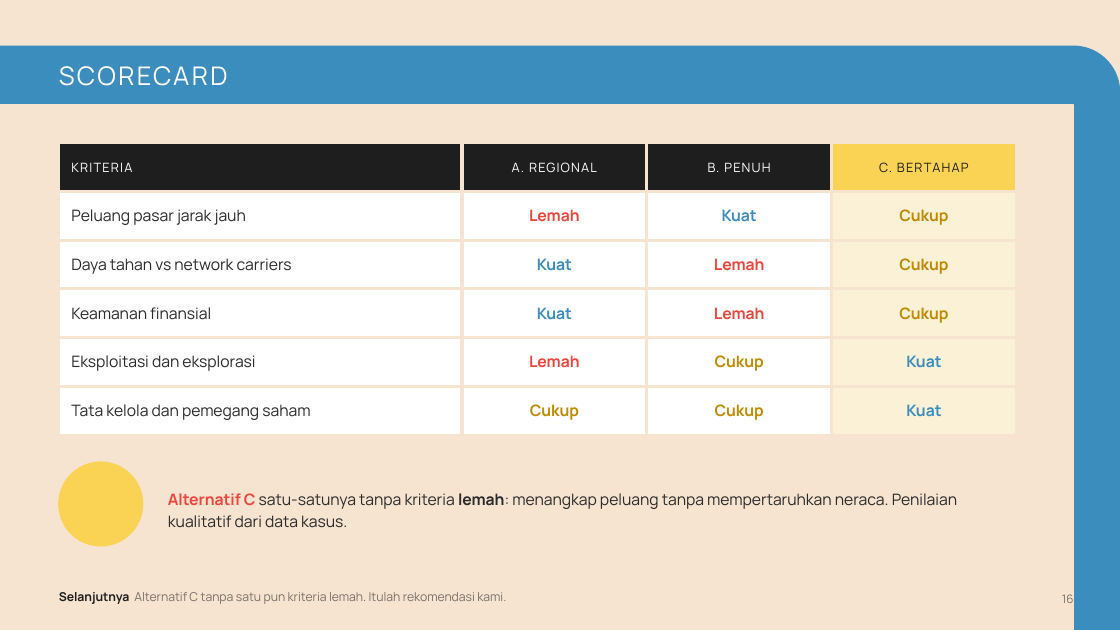
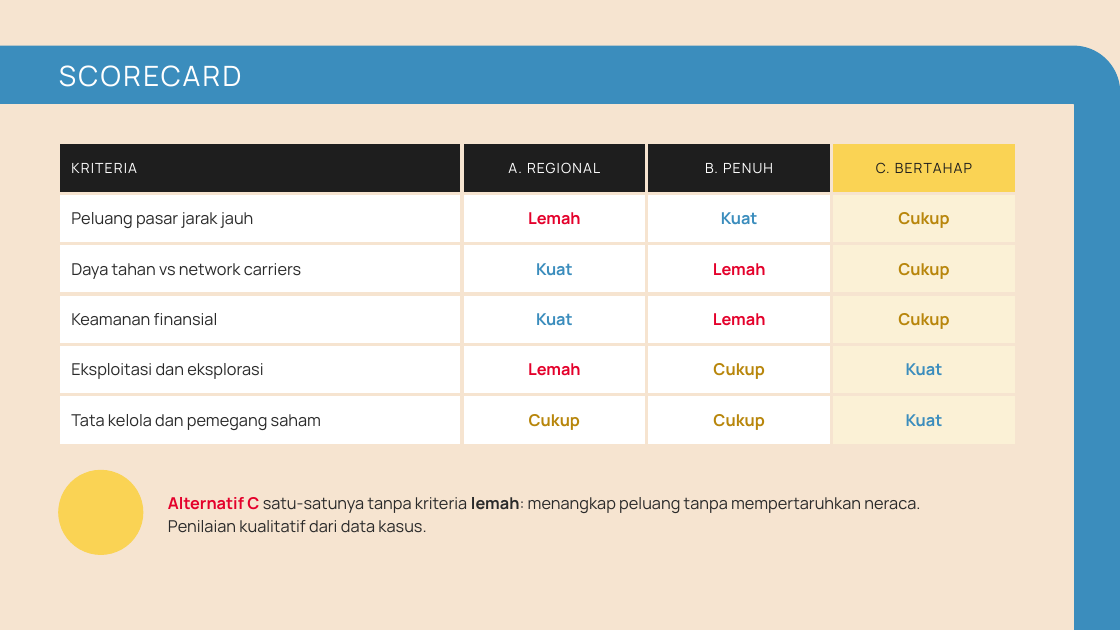
Before and after one commit to aslihabnuri/Dom-Manipulation, a slide deck: slide 16 of strategic-management/airasia-case/SMJKT_Group 3_Aslih_Case AirAsia.pptx. Drawn at 1120x630 pixels with LibreOffice and Linux fonts; fonts in the diff are those of the drawing. Boxes give left, top, right and bottom in pixels: in the first picture for what was removed or moved away, otherwise in the second. Text is boxed around its words. In the diff, an @@ line names an element or a change of style, - is before the commit and + after.

```diff
--- a/strategic-management/airasia-case/SMJKT_Group 3_Aslih_Case AirAsia.pptx
+++ b/strategic-management/airasia-case/SMJKT_Group 3_Aslih_Case AirAsia.pptx
@@ text "SCORECARD" at [59, 65, 242, 87]: size 22 to 24 pt @@
@@ table at [59, 143, 1017, 434] @@
@@ size 11 to 12 pt in "KRITERIA", "A. REGIONAL", "B. PENUH", "C. BERTAHAP" @@
@@ size 13.5 to 14 pt in "Peluang pasar jarak jauh", "Lemah", "Kuat", "Cukup" and 16 more places @@
@@ text colour #ED443B to #E4002B in "Lemah", "Lemah", "Lemah", "Lemah" @@
@@ text colour #C08A00 to #B8860B in "Cukup", "Cukup", "Cukup", "Cukup" and 2 more places @@
@@ ellipse: place and size @@
-ellipse at [59, 462, 143, 546]
+ellipse at [59, 471, 143, 555]
@@ text "Alternatif C satu-satunya tanpa kriteria ..." at [168, 497, 920, 533]: size 13.5 to 14 pt; text colour #ED443B to #E4002B in "Alternatif C"; line spacing 1.18 to 1.2 @@
@@ text removed at [59, 592, 506, 604] @@
-Selanjutnya Alternatif C tanpa satu pun kriteria lemah. Itulah rekomendasi kami.
@@ text removed at [1062, 594, 1074, 603] @@
-16
```
Also in this commit, not shown: 18 other slides changed, 1 slide added, 1 slide removed, 14 other files.
